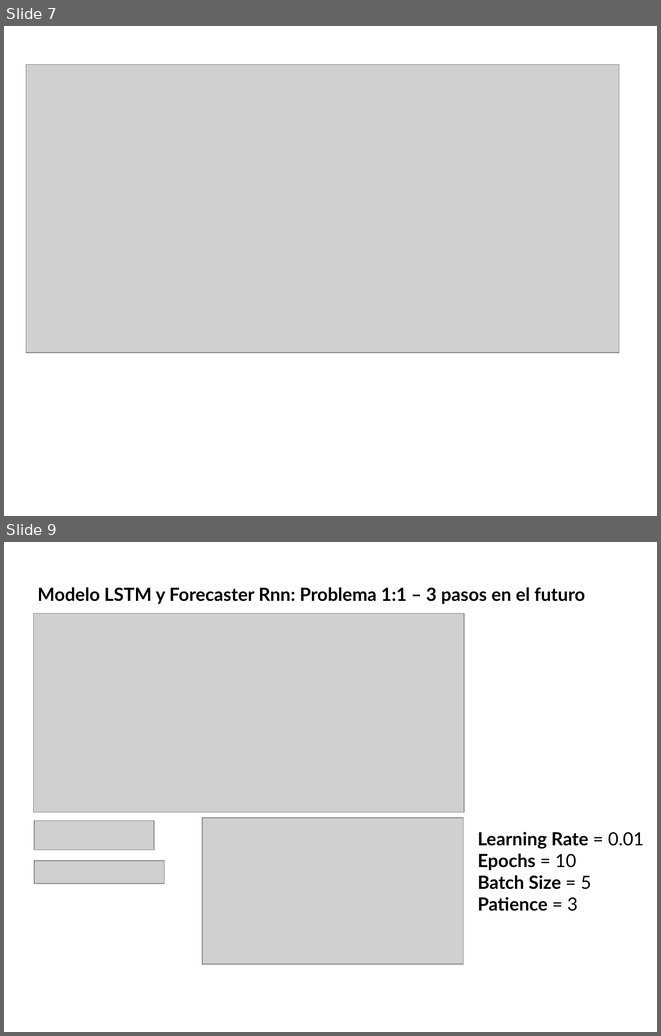
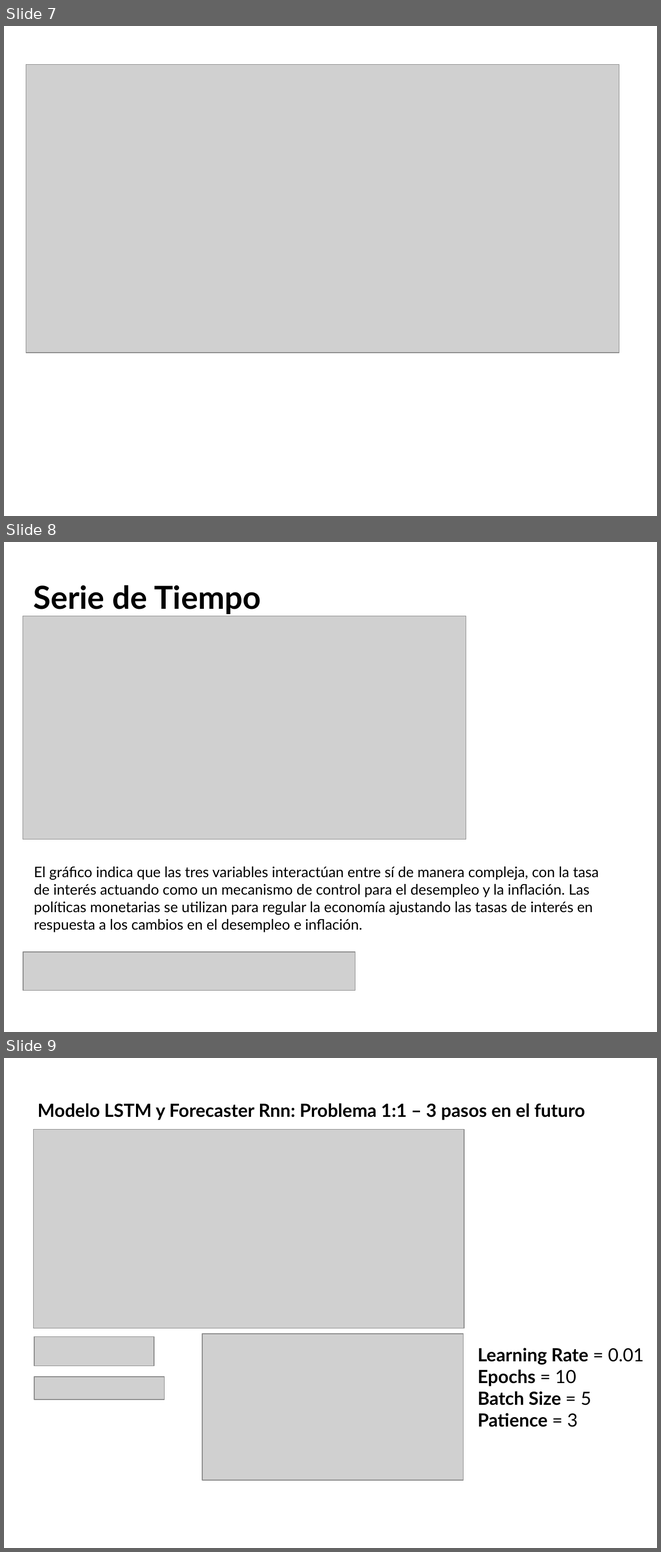
Before and after one commit to xRiemanMathx/MAD, a slide deck: TasaDeInteresSeries.pptx. Shown one above the other, each under a label of ours: slides 7 and 9 before the commit, slides 7, 8 and 9 after it; the slides between them are not shown. The pictures are 661x1036 and 661x1552 pixels, drawn with LibreOffice and Linux fonts; fonts in the diff are those of the drawing; grey boxes stand for pictures; background and template pictures are left out. Boxes give left, top, right and bottom in pixels: in the first picture for what was removed or moved away, otherwise in the second. Text is boxed around its words. In the diff, an @@ line names an element or a change of style, - is before the commit and + after.

```diff
--- a/TasaDeInteresSeries.pptx
+++ b/TasaDeInteresSeries.pptx
@@ slide 8 added at <box>4,542,657,1032</box>, background picture (left out) @@
@@ title added at <box>33,585,261,614</box>, 35 pt, text #000000, bold @@
+Serie de Tiempo
@@ picture added at <box>23,616,466,839</box> @@
@@ text added at <box>34,866,599,932</box>, 16 pt, text #000000 @@
+El gráfico indica que las tres variables interactúan entre sí de manera compleja, con la tasa de interés actuando como un mecanismo de control para el desempleo y la inflación. Las políticas monetarias se utilizan para regular la economía ajustando las tasas de interés en respuesta a los cambios en el desempleo e inflación.
@@ rectangle added at <box>16,923,393,1012</box>, fill #FFFFFF, outline #FFFFFF 0.75 pt @@
@@ picture added at <box>23,952,355,990</box> @@
```
Also in this commit, not shown: 1 slide changed, 1 slide removed.
